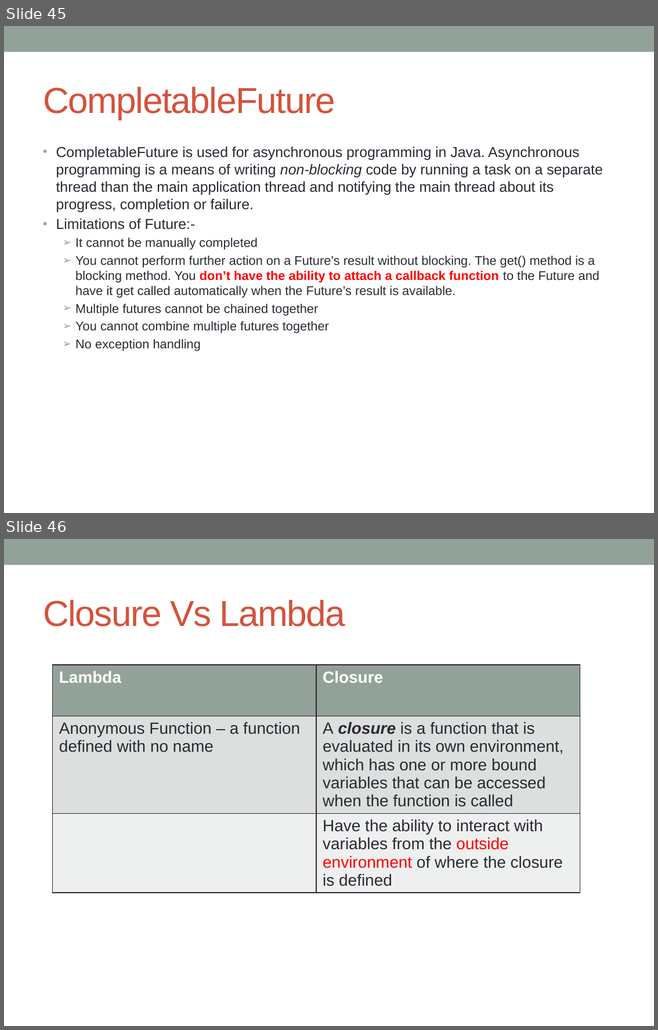
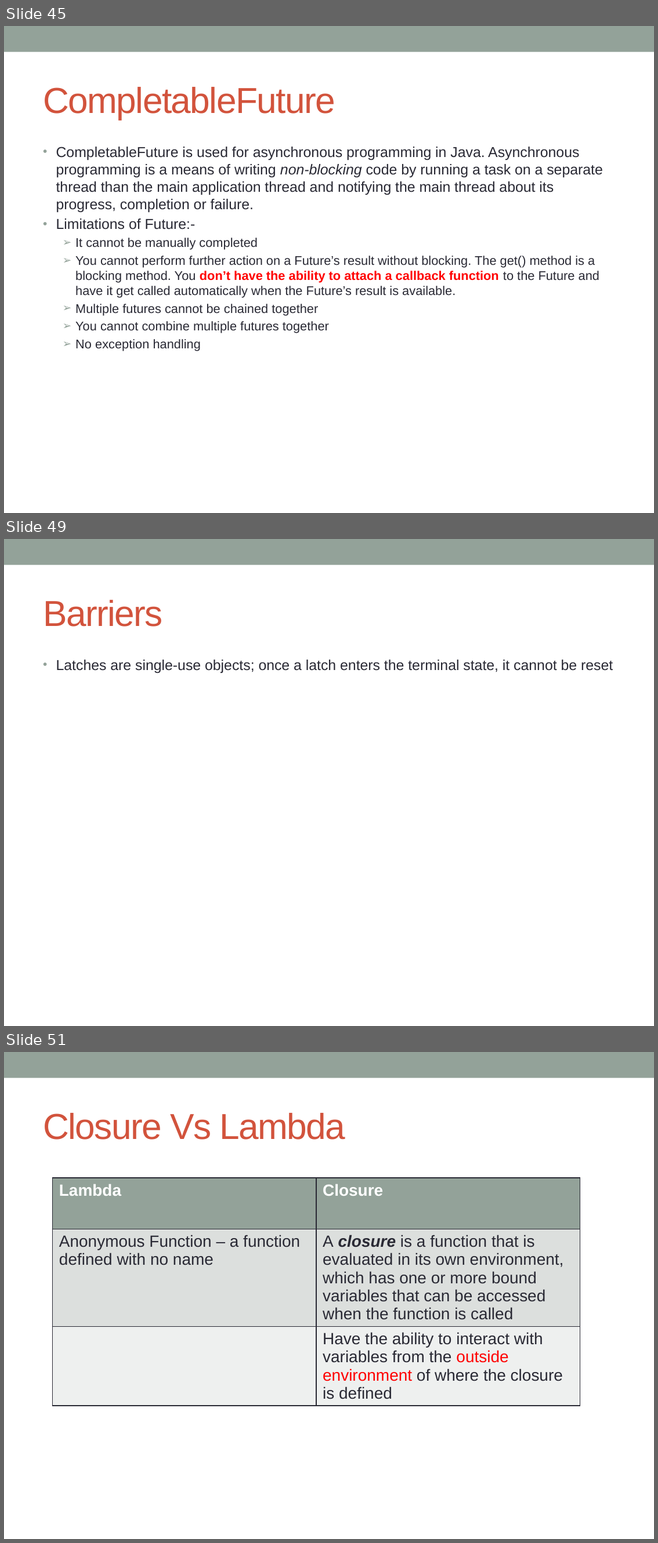
Before and after one commit to notionquest/ProjectDocumentation, a slide deck: MultiThreading.pptx. Shown one above the other, each under a label of ours: slides 45 and 46 before the commit, slides 45, 49 and 51 after it; the slides between them are not shown. The pictures are 658x1030 and 658x1543 pixels, drawn with LibreOffice and Linux fonts; fonts in the diff are those of the drawing. Boxes give left, top, right and bottom in pixels: in the first picture for what was removed or moved away, otherwise in the second. Text is boxed around its words. In the diff, an @@ line names an element or a change of style, - is before the commit and + after.

Commit message:
Semophores, barrier, latches
Semophores, barrier, latches

```diff
--- a/MultiThreading.pptx
+++ b/MultiThreading.pptx
@@ slide 49 added at <box>4,539,654,1026</box>, background #FFFFFF; not listed: 1 template element that a slide beside it also shows @@
@@ title added at <box>43,600,163,627</box>, 40 pt, text #D2533C @@
+Barriers
@@ text added at <box>56,660,612,673</box>, 16 pt, text #292934 @@
+• Latches are single-use objects; once a latch enters the terminal state, it cannot be reset
@@ what was slide 46 is now slide 51 @@
```
Also in this commit, not shown: 2 slides changed, 4 other slides added.
